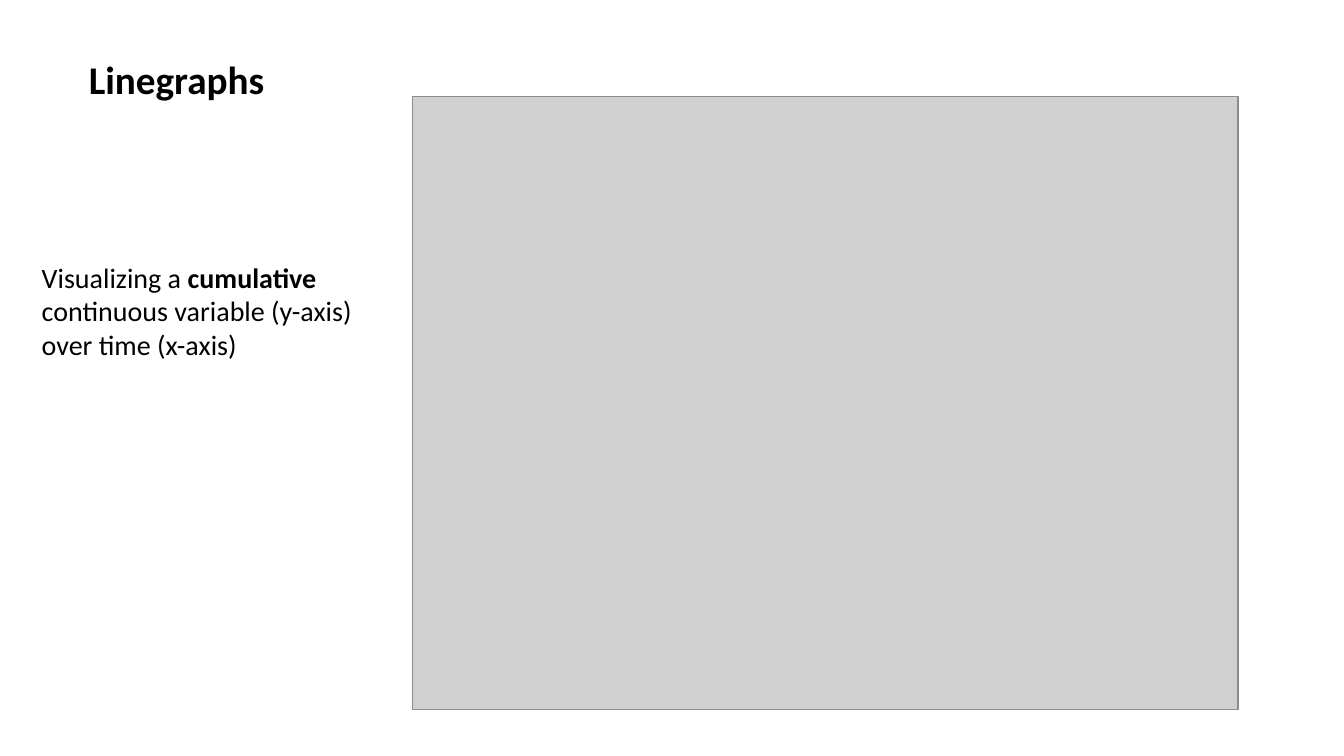
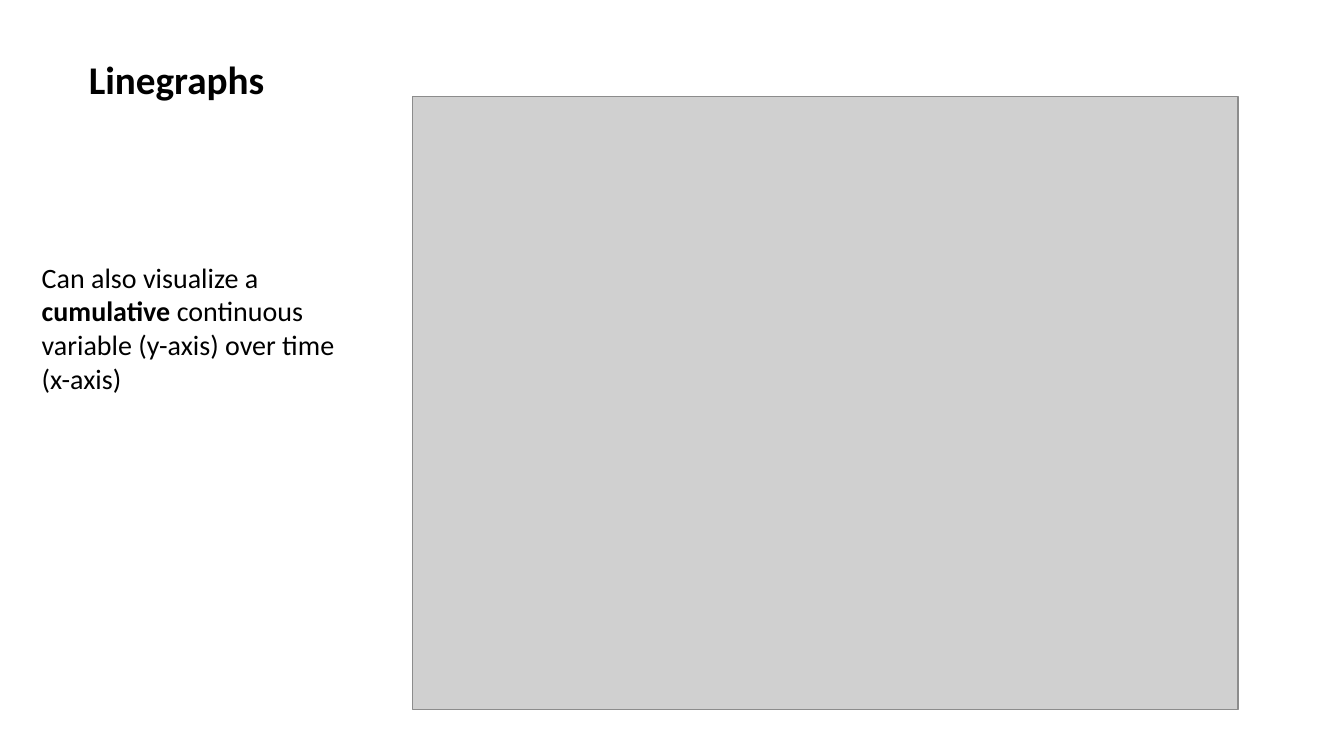
Before and after one commit to jalapic/PSY317L, a slide deck: slide 19 of slides/intro_ggplot2.pptx (slide 16 before the commit). Drawn at 1344x756 pixels with LibreOffice and Linux fonts; fonts in the diff are those of the drawing; grey boxes stand for pictures. Boxes give left, top, right and bottom in pixels: in the first picture for what was removed or moved away, otherwise in the second. Text is boxed around its words. In the diff, an @@ line names an element or a change of style, - is before the commit and + after.

```diff
--- a/slides/intro_ggplot2.pptx
+++ b/slides/intro_ggplot2.pptx
@@ text at [42, 268, 334, 393]: text changed @@
-Visualizing a cumulative continuous variable (y-axis) over time (x-axis)
+Can also visualize a cumulative continuous variable (y-axis) over time (x-axis)
```
Also in this commit, not shown: 17 slides added, 2 slides removed, 18 other files.
